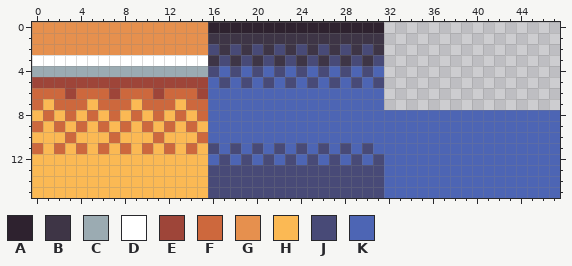
Pixel-art sprite -- Assets/World/Court-Sheet.png. That is the earlier state.
The file is 48x16 pixels.
Palette (. is transparent): A #2e222f  B #3e3546  C #9babb2  D #ffffff  E #9e4539  F #cd683d  G #e6904e  H #fbb954  J #484a77  K #4d65b4
Pixels before, first column x 0:
 0 GGGGGGGGGGGGGGGGAAAAAAAAAAAAAAAA................
 1 GGGGGGGGGGGGGGGGBBBBBBBBBBBBBBBB................
 2 GGGGGGGGGGGGGGGGJBJBJBJBJBJBJBJB................
 3 DDDDDDDDDDDDDDDDBJBJBJBJBJBJBJBJ................
 4 CCCCCCCCCCCCCCCCJKJKJKJKJKJKJKJK................
 5 EEEEEEEEEEEEEEEEKJKJKJKJKJKJKJKJ................
 6 FFFEFFFEFFFEFFFEKKKKKKKKKKKKKKKK................
 7 FHFFFHFFFHFFFHFFKKKKKKKKKKKKKKKK................
 8 HFHFHFHFHFHFHFHFKKKKKKKKKKKKKKKKKKKKKKKKKKKKKKKK
 9 FHFHFHFHFHFHFHFHKKKKKKKKKKKKKKKKKKKKKKKKKKKKKKKK
10 HHHFHHHFHHHFHHHFKKKKKKKKKKKKKKKKKKKKKKKKKKKKKKKK
11 FHFHFHFHFHFHFHFHJKJKJKJKJKJKJKJKKKKKKKKKKKKKKKKK
12 HHHHHHHHHHHHHHHHKJKJKJKJKJKJKJKJKKKKKKKKKKKKKKKK
13 HHHHHHHHHHHHHHHHJJJJJJJJJJJJJJJJKKKKKKKKKKKKKKKK
14 HHHHHHHHHHHHHHHHJJJJJJJJJJJJJJJJKKKKKKKKKKKKKKKK
15 HHHHHHHHHHHHHHHHJJJJJJJJJJJJJJJJKKKKKKKKKKKKKKKK
After:
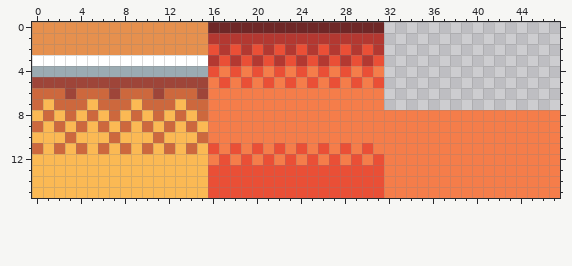
Edits made:
{"colour":"A","old":"#2e222f","new":"#6e2727"}
{"colour":"B","old":"#3e3546","new":"#b33831"}
{"colour":"J","old":"#484a77","new":"#ea4f36"}
{"colour":"K","old":"#4d65b4","new":"#f57d4a"}
{"label":"changed","picture_box":[208,22,560,198]}
